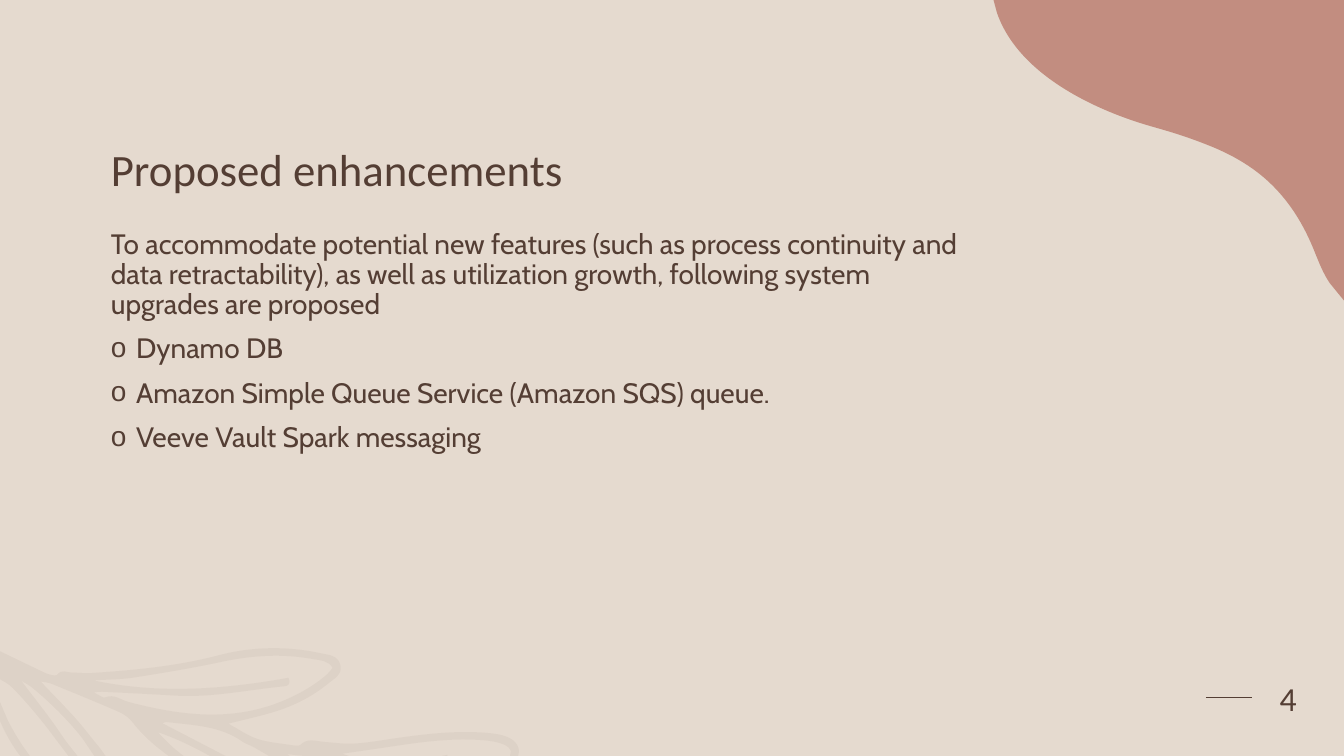
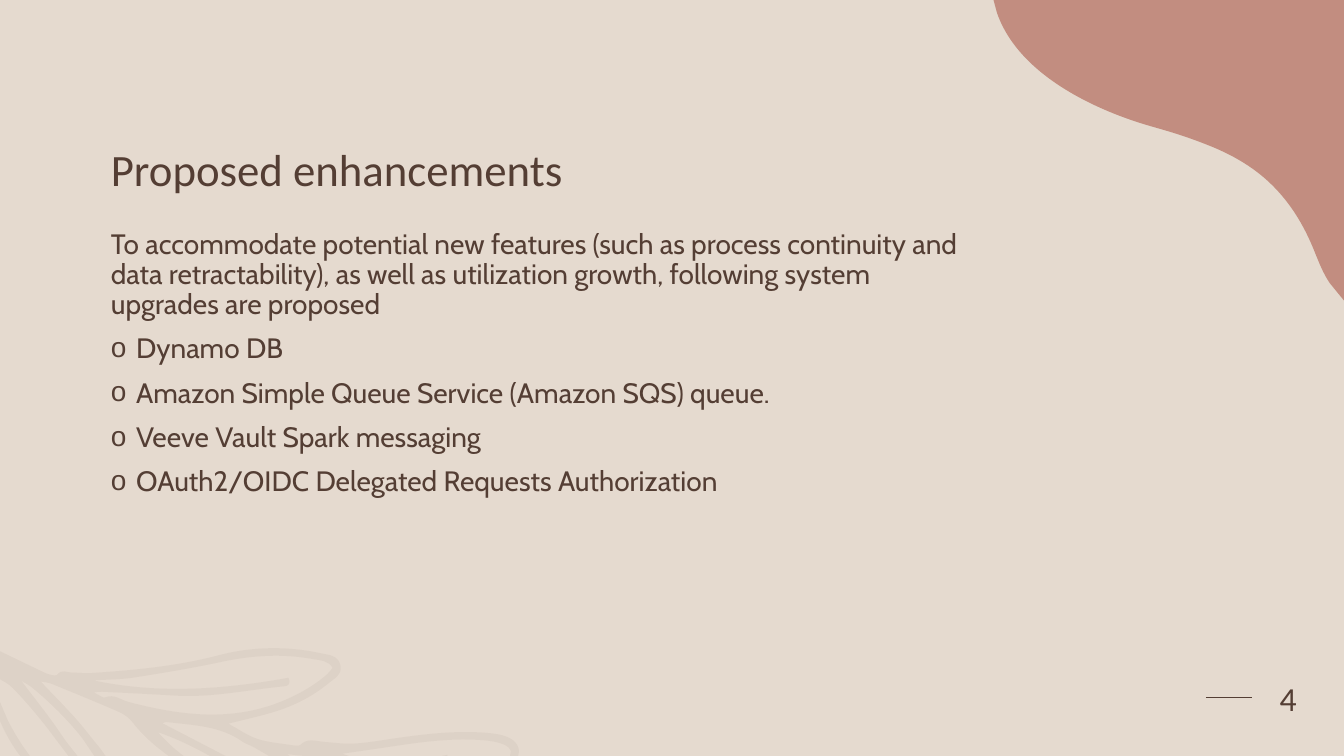
Before and after one commit to NataIS0203/amplify-wonder-drugs-hcp, a slide deck: slide 4 of Veeve.pptx. Drawn at 1344x756 pixels with LibreOffice and Linux fonts; fonts in the diff are those of the drawing. Boxes give left, top, right and bottom in pixels: in the first picture for what was removed or moved away, otherwise in the second. Text is boxed around its words. In the diff, an @@ line names an element or a change of style, - is before the commit and + after.

Commit message:
Adding file

```diff
--- a/Veeve.pptx
+++ b/Veeve.pptx
@@ text at box(136, 470, 717, 497): paragraph added @@
+  o OAuth2/OIDC Delegated Requests Authorization
```
Also in this commit, not shown: 1 other slide changed.
